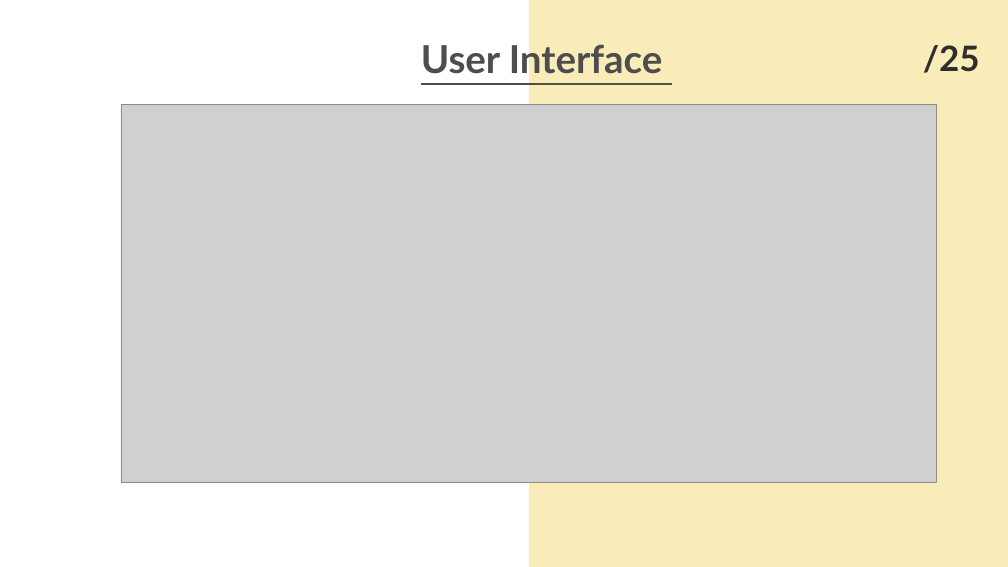
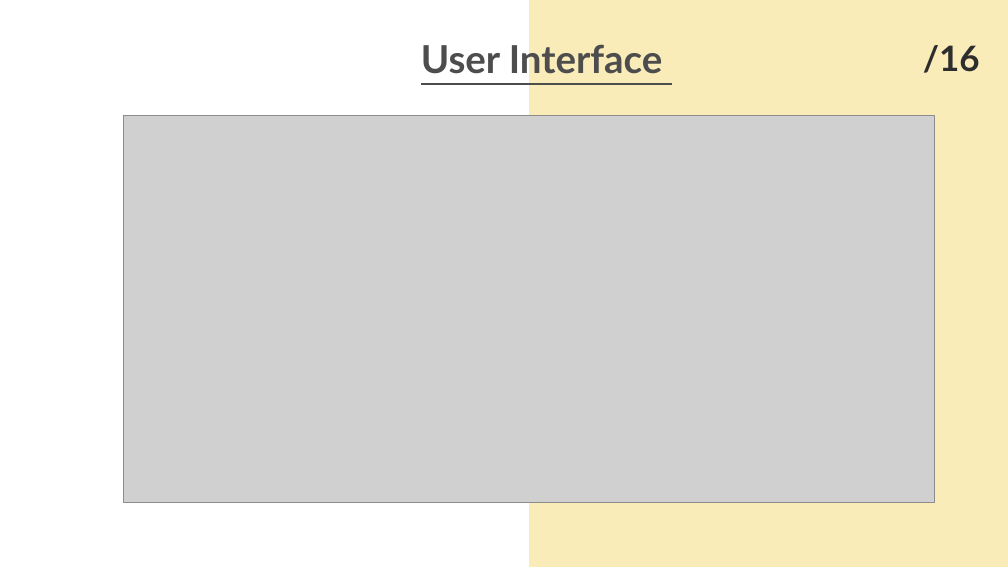
Before and after one commit to SadiaImran/PodVerse, a slide deck: slide 16 of docs/60%/PodVerse-60%-PPT.pptx (slide 25 before the commit). Drawn at 1008x567 pixels with LibreOffice and Linux fonts; fonts in the diff are those of the drawing; grey boxes stand for pictures. Boxes give left, top, right and bottom in pixels: in the first picture for what was removed or moved away, otherwise in the second. Text is boxed around its words. In the diff, an @@ line names an element or a change of style, - is before the commit and + after.

```diff
--- a/docs/60%/PodVerse-60%-PPT.pptx
+++ b/docs/60%/PodVerse-60%-PPT.pptx
@@ text at <box>923,45,980,73</box>: text changed @@
-/25
+/16
@@ picture: place and size @@
-picture at <box>121,105,936,483</box>
+picture at <box>123,115,934,502</box>
```
Also in this commit, not shown: 8 other slides changed, 1 slide added, 10 slides removed, 1 other file.
